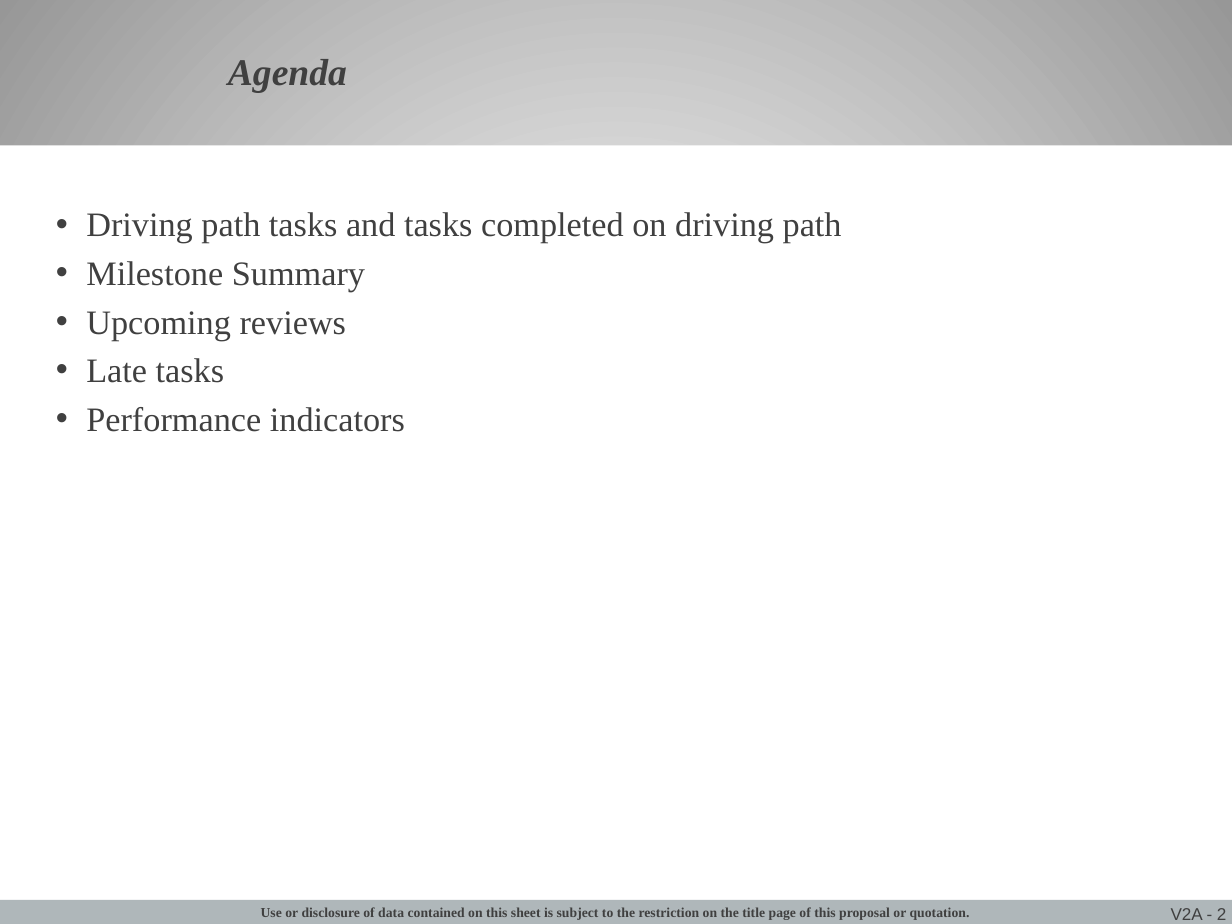
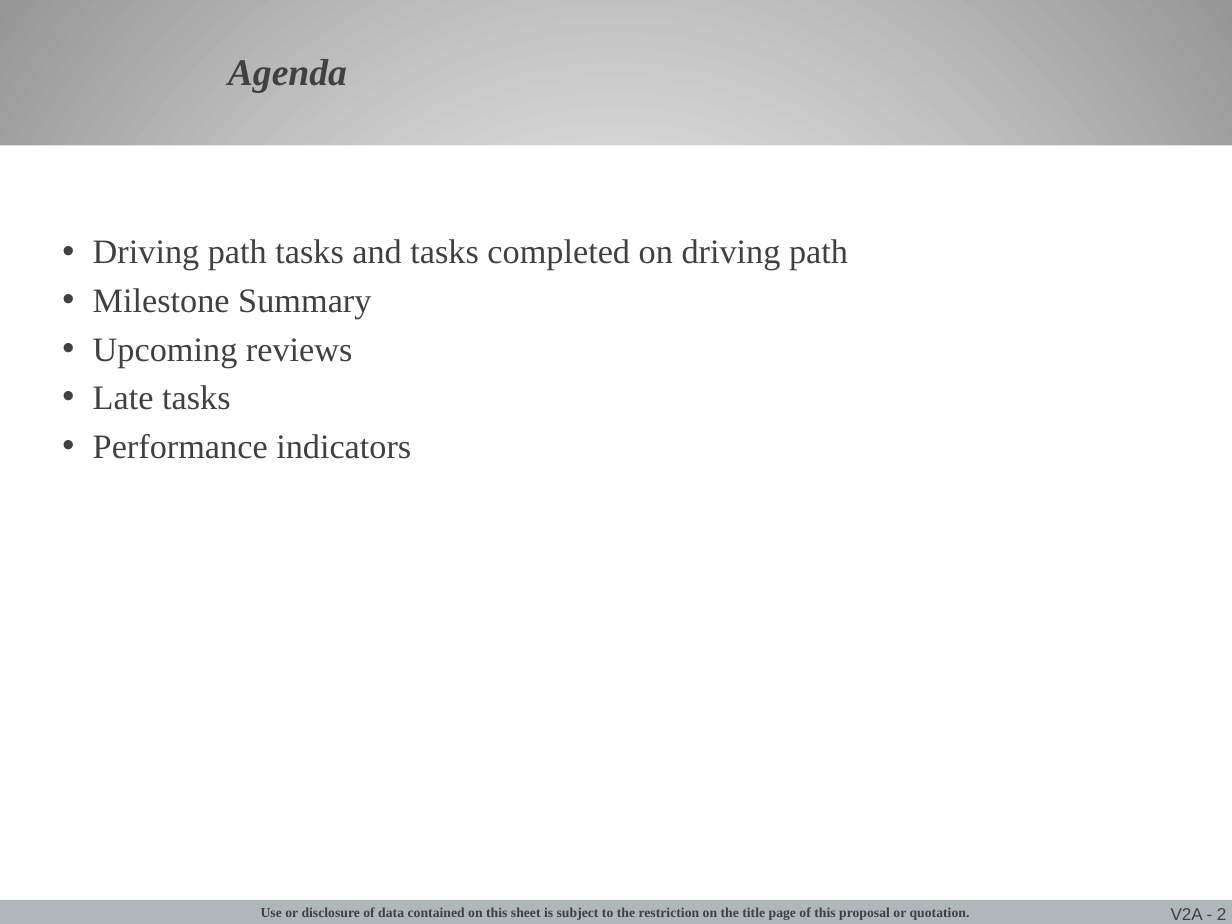
Before and after one commit to jgoodso2/PMMP, a slide deck: slide 2 of PMMPresentation/Modules/Templates/PMM Template.pptx. Drawn at 1232x924 pixels with LibreOffice and Linux fonts; fonts in the diff are those of the drawing; background and template pictures are left out. Boxes give left, top, right and bottom in pixels: in the first picture for what was removed or moved away, otherwise in the second. Text is boxed around its words. In the diff, an @@ line names an element or a change of style, - is before the commit and + after.

Commit message:
Driving Path Bug fixes

```diff
--- a/PMMPresentation/Modules/Templates/PMM Template.pptx
+++ b/PMMPresentation/Modules/Templates/PMM Template.pptx
@@ text "Driving path tasks and tasks ...": place and size @@
-text "Driving path tasks and tasks ..." at bbox=[86, 212, 842, 432]
+text "Driving path tasks and tasks ..." at bbox=[93, 239, 848, 459]
```
Also in this commit, not shown: 7 other slides changed, 41 other files.
